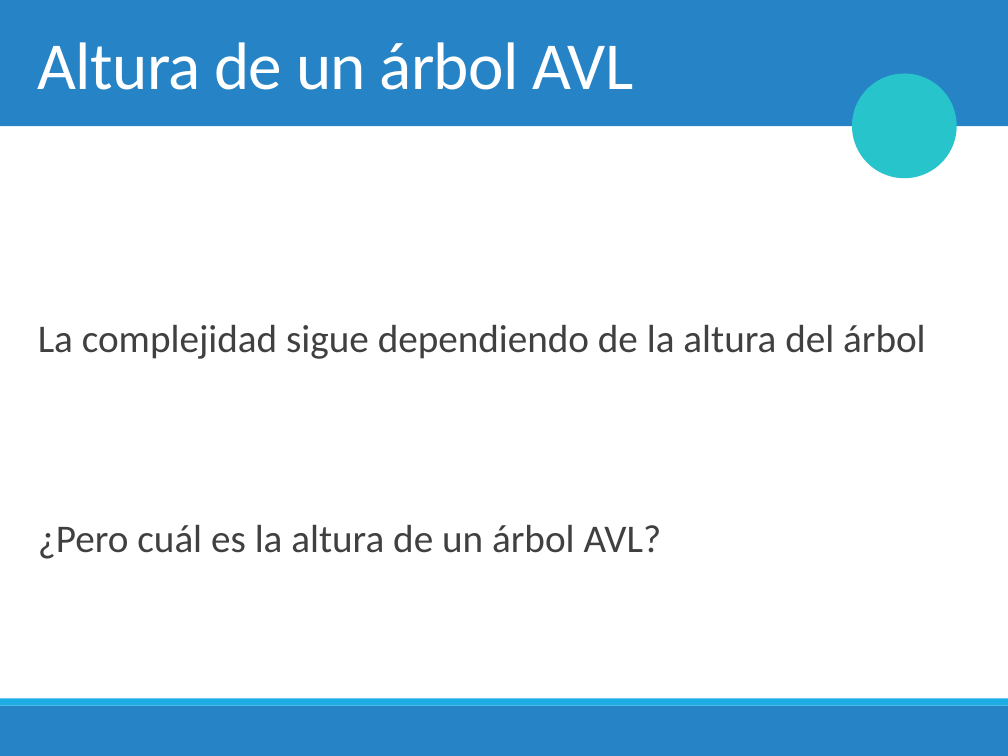
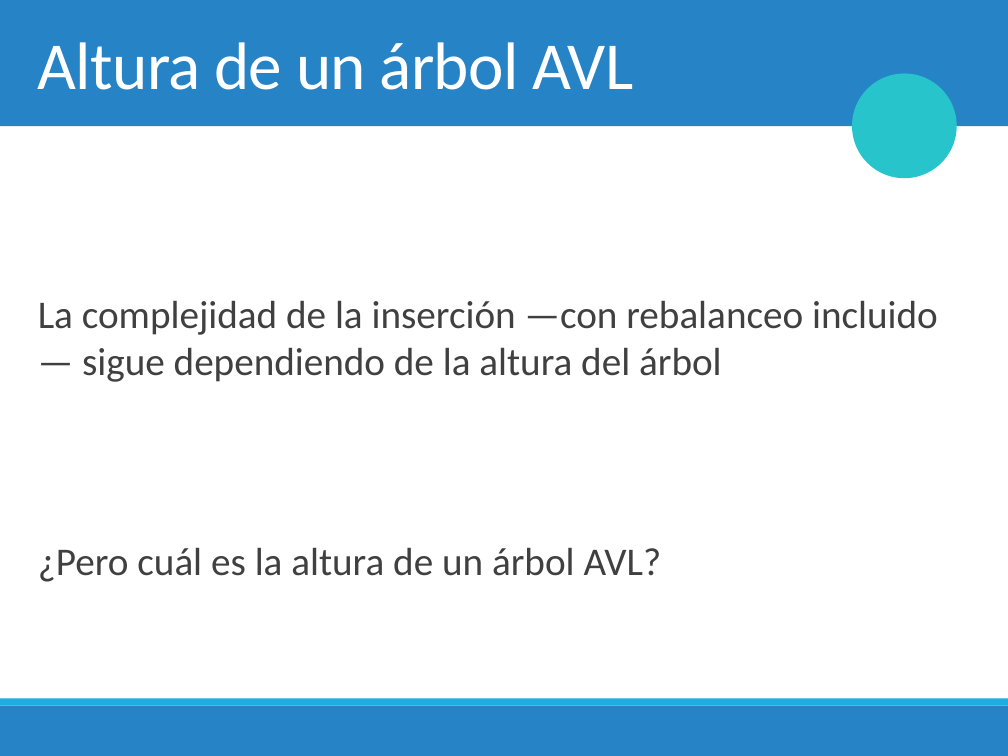
Before and after one commit to chris-carstens/2020-2, a slide deck: slide 33 of Clases/07 - Árboles AVL/07. Árboles AVL.pptx (slide 32 before the commit). Drawn at 1008x756 pixels with LibreOffice and Linux fonts; fonts in the diff are those of the drawing; background and template pictures are left out. Boxes give left, top, right and bottom in pixels: in the first picture for what was removed or moved away, otherwise in the second. Text is boxed around its words. In the diff, an @@ line names an element or a change of style, - is before the commit and + after.

```diff
--- a/Clases/07 - Árboles AVL/07. Árboles AVL.pptx
+++ b/Clases/07 - Árboles AVL/07. Árboles AVL.pptx
@@ text at (38, 300, 938, 382): text changed @@
-La complejidad sigue dependiendo de la altura del árbol
+La complejidad de la inserción —con rebalanceo incluido— sigue dependiendo de la altura del árbol
```
Also in this commit, not shown: 18 other slides changed, 2 slides added, 3 slides removed, 5 other files.
